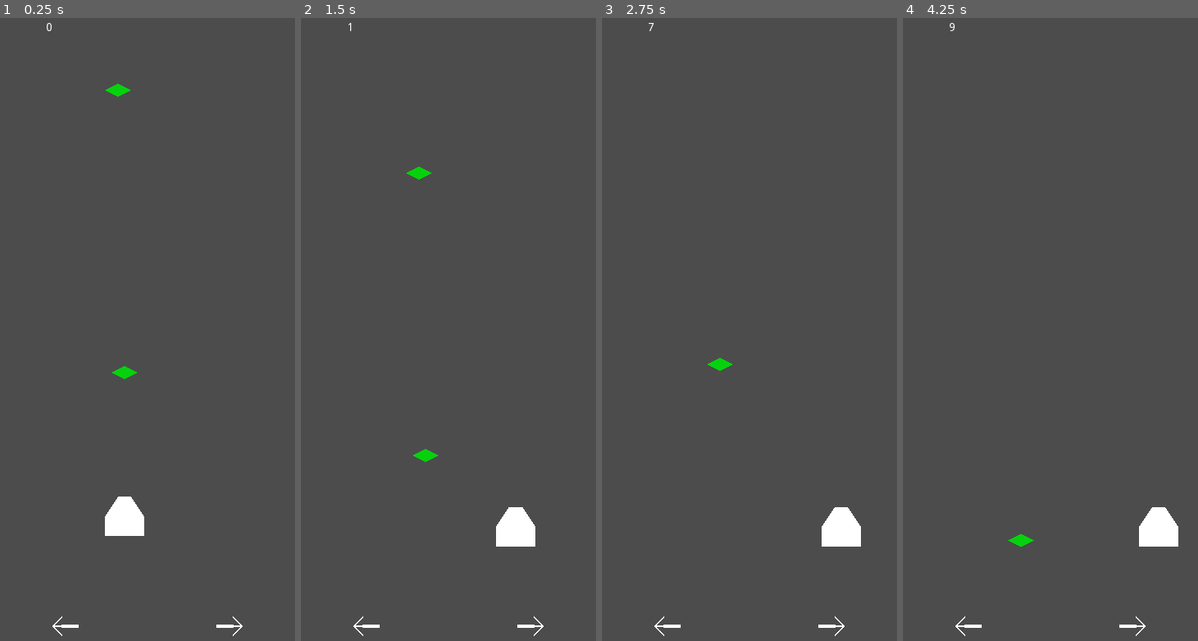
Above: before the commit, frames 1-4 (left to right).
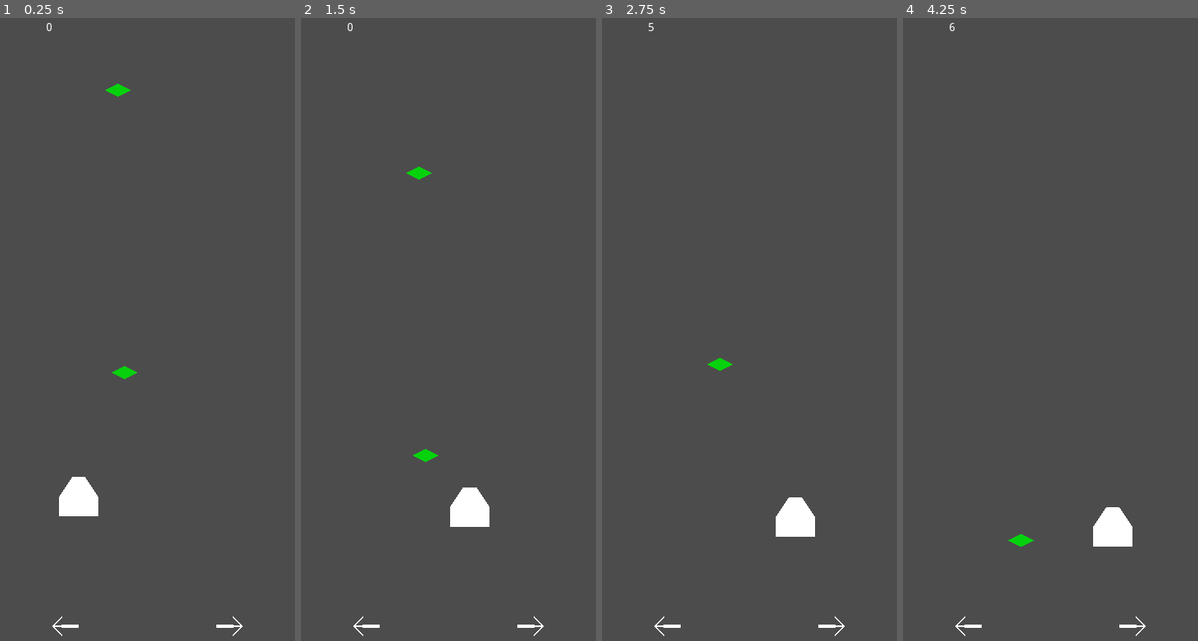
Above: after the commit, the same moments.

Repository: JooJASL/crabber
Game: Godot game, scene res://scenes/levels/Main.tscn
The game is run twice, just before and just after one commit, with the same random seed, the same clock (stepped at 60 frames per second) and the same inputs.
Inputs:
- Up to frame 1 (0.25 s): no input
- Up to frame 2 (1.5 s): hold D (move_right) 0.53-1.28 s; hold A (move_left) from 1.28 s (still down)
- Up to frame 3 (2.75 s): release A (move_left) at 2.03 s; hold D (move_right) from 2.03 s (still down)
- Up to frame 4 (4.25 s): release D (move_right) at 3.53 s; hold A (move_left) from 3.53 s (still down)

The runs differ from the first frame. In frame 1, 1.4% of the frame differs, in the area x 20-49%, y 73-84%; in frame 2, 1.4%, in the area x 15-80%, y 0-85%; in frame 3, 1.4%; in frame 4, 1.4%.

Commit message:
Created basic gameplay loop.

Diff:
--- a/scenes/Player.gd
+++ b/scenes/Player.gd
@@ -42,4 +42,5 @@
 
 
 func _on_ScoreTimer_timeout():
+	print("scoretimer_timeout")
 	set_score(score + survival_gain_rate)
--- a/scenes/Player.tscn
+++ b/scenes/Player.tscn
@@ -48,7 +48,6 @@
 align = 1
 
 [node name="ScoreTimer" type="Timer" parent="."]
-autostart = true
 
 [connection signal="body_entered" from="Collector" to="." method="_on_Collector_body_entered"]
 [connection signal="timeout" from="ScoreTimer" to="." method="_on_ScoreTimer_timeout"]
--- a/scenes/levels/Main.tscn
+++ b/scenes/levels/Main.tscn
@@ -10,6 +10,8 @@
 [node name="Main" type="Node2D"]
 position = Vector2( 72, 72 )
 script = ExtResource( 3 )
+upper_scene = ExtResource( 2 )
+downer_scene = ExtResource( 2 )
 
 [node name="Player" parent="." instance=ExtResource( 1 )]
 position = Vector2( 80, 584 )
@@ -26,3 +28,8 @@
 
 [node name="FallingItem2" parent="." instance=ExtResource( 2 )]
 position = Vector2( 72, 40 )
+
+[node name="StartPosition" type="Position2D" parent="."]
+position = Vector2( 24, 560 )
+
+[node name="Timer" type="Timer" parent="."]
--- a/scenes/levels/World.gd
+++ b/scenes/levels/World.gd
@@ -1,12 +1,99 @@
 class_name GameWorlds
 extends Node2D
+tool # So editor warnings become enabled.
+
+
+export(float) var start_game_interval := 3
+export(float) var upper_spawn_interval := 3
+export(float) var downer_spawn_interval := 3
+
 
 ## How much Player gains for surviving, per second. Defaults to 1. Can be negative.
 export(int) var survival_value := 1
 export(int) var player_initial_score := 0
 
+
+export(PackedScene) var upper_scene
+export(PackedScene) var downer_scene
+
+
+var start_timer: Timer
+var downer_timer: Timer
+var upper_timer: Timer
+
+
 onready var player := find_node("Player")
 
+
 func _ready():
+	randomize()
 	player.survival_gain_rate = survival_value
 	player.set_score(player_initial_score)
+
+	# Setting up timers.
+	start_timer = Timer.new()
+	start_timer.wait_time = start_game_interval
+	start_timer.one_shot = true
+	start_timer.connect("timeout", self, "start_game")
+	add_child(start_timer)
+
+	downer_timer = Timer.new()
+	downer_timer.wait_time = downer_spawn_interval
+	downer_timer.connect("timeout", self, "spawn_downer")
+	add_child(downer_timer)
+
+	upper_timer = Timer.new()
+	upper_timer.wait_time = upper_spawn_interval
+	upper_timer.connect("timeout", self, "spawn_upper")
+	add_child(upper_timer)
+
+	new_game()
+
+
+func new_game() -> void:
+	print("new_game")
+	player.score = 0
+	player.global_position = $StartPosition.global_position
+	start_timer.start()
+
+
+func start_game() -> void:
+	print("start_game timeout")
+	player.get_node("ScoreTimer").start()
+	upper_timer.start()
+	downer_timer.start()
+
+
+## spawn_downer spawns falling objects that either decrease the player's score
+## and other negative stuff.
+func spawn_downer():
+	print("spawn_downer timeout")
+	var downer = downer_scene.instance()
+
+	downer.global_position = Vector2(OS.get_real_window_size().x, 20)
+	downer.linear_velocity = Vector2(0, rand_range(50, 90))
+	add_child(downer)
+
+
+## spawn_upper spawns falling objects that either increase the score of the
+## player or are helpful in some other way.
+func spawn_upper():
+	print("spawn_upper timeout")
+	var upper = upper_scene.instance()
+
+	upper.global_position = Vector2(OS.get_real_window_size().x, 20)
+	upper.linear_velocity = Vector2(0, rand_range(50, 90))
+	add_child(upper)
+
+
+func _get_configuration_warning():
+	if get_node_or_null("StartPosition") == null:
+		return "A StartPosition (Position2D) node is required."
+
+	if upper_scene == null:
+		return "Must select a scene to be \"upper\""
+
+	if downer_scene == null:
+		return "Must select a scene to be \"downer\""
+
+	return "" # if nothing's wrong.
